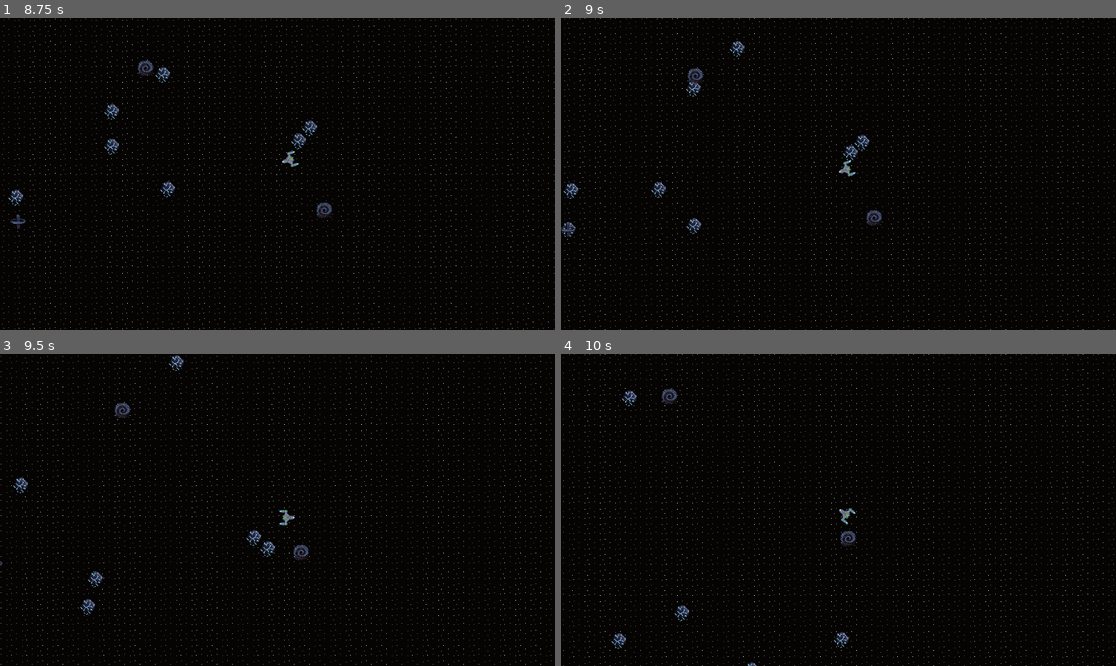
Above: before the commit, frames 1-4 (two rows, left to right).
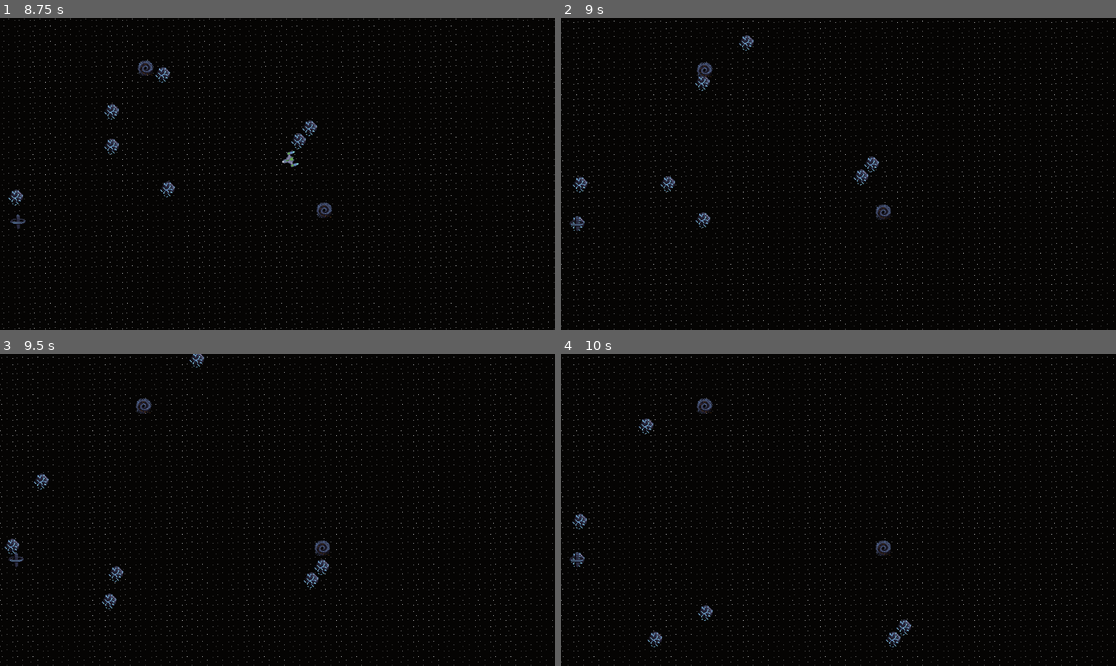
Above: after the commit, the same moments.

Repository: JoshPattman/microjam-034
Game: Godot game, scene res://scenes/game.tscn
Same seed, same stepped clock (60 frames per second), same inputs: the game is played once before the commit and once after it.
Inputs:
- Up to frame 1 (8.75 s): hold D (player_right) 0.53-1.28 s; tap Shift (player_boost) every 1.5 s from 0.6 to 8.1 s; hold S (player_back) 1.28-2.03 s; tap Ctrl (player_break) every 1.5 s from 1.35 to 7.35 s; hold D (player_right) 2.03-2.78 s; hold W (player_forward) 2.78-3.53 s; hold A (player_left) 3.53-5.03 s; hold S (player_back) 5.03-5.78 s; hold D (player_right) 5.78-6.53 s; hold W (player_forward) 6.53-7.28 s; hold D (player_right) 7.28-8.03 s; hold S (player_back) from 8.03 s (still down)
- Up to frame 2 (9 s): release S (player_back) at 8.78 s; hold A (player_left) from 8.78 s (still down); tap Ctrl (player_break) at 8.85 s
- Up to frame 3 (9.5 s): keep holding A (player_left)
- Up to frame 4 (10 s): release A (player_left) at 9.53 s; hold W (player_forward) from 9.53 s (still down); tap Shift (player_boost) at 9.6 s

Frame 1 is identical in both runs. In frame 2, 5.1% of the frame differs, in the area x 0-100%, y 0-100%; in frame 3, 5.1%; in frame 4, 4.9%.

Commit message:
destroy ship on touch

Diff:
--- a/godot/scripts/player.gd
+++ b/godot/scripts/player.gd
@@ -51,3 +51,7 @@
 
 	add_force(-linear_total_slowdown * real_velocity)
 	add_torque(-breaker * real_angular_velocity * max_angular_breaker_power - real_angular_velocity * angular_drag_amount)
+
+	for i in range(get_slide_collision_count()):
+		var col = get_slide_collision(i)
+		queue_free()
Not shown: 1 places in godot/scenes/game.tscn that only renumber resources
